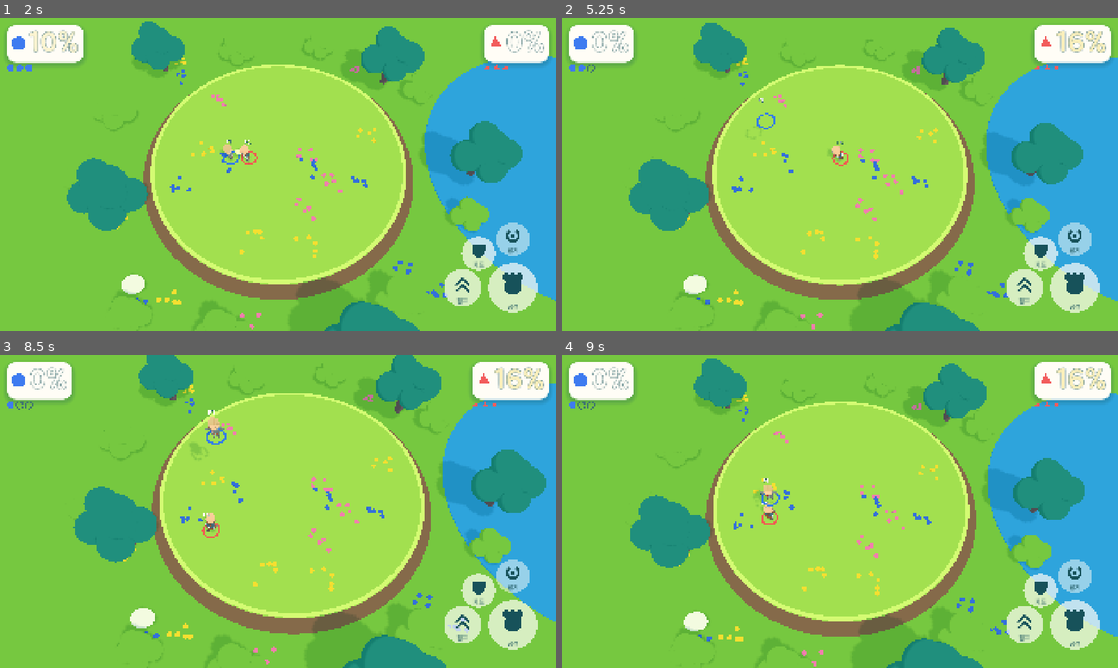
Above: before the commit, frames 1-4 (two rows, left to right).
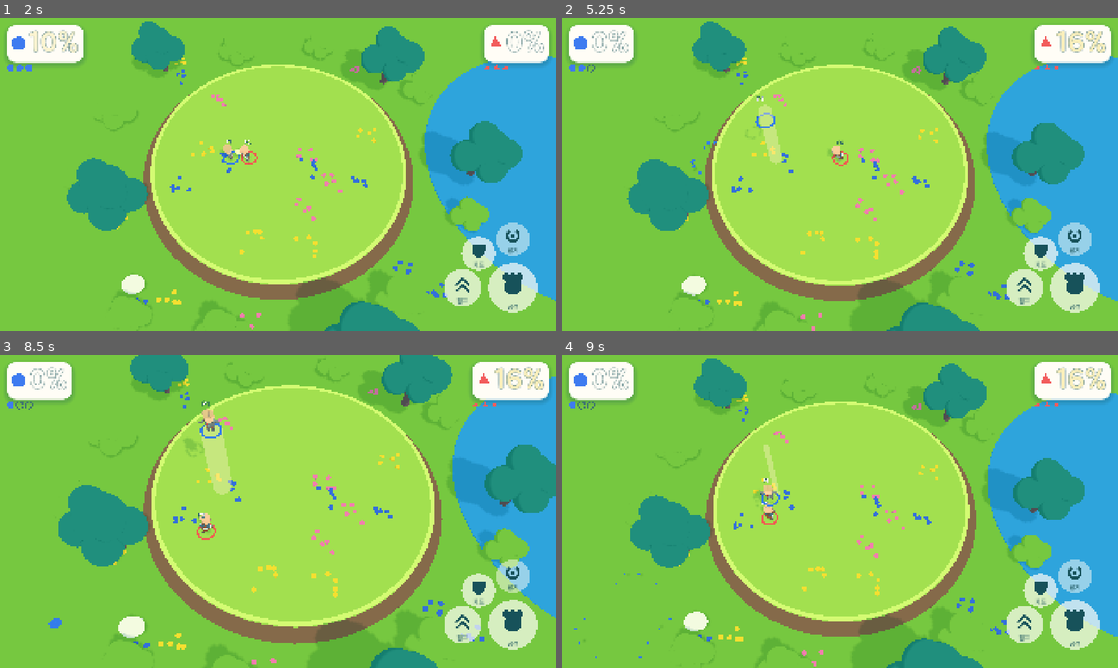
Above: after the commit, the same moments.

Repository: UICHEOL-HWANG/TheBrawlGuys
Game: Godot game, scene res://src/main/main.tscn
The game is run twice, just before and just after one commit, with the same random seed, the same clock (stepped at 60 frames per second) and the same inputs.
Inputs (mouse positions are in pixels of both pictures, inside the frame that each line leads up to):
- Up to frame 1 (2 s): tap Enter (ui_accept) at 0.5 s; move the mouse to (400, 158) at 0.52 s; hold D (p1_right) 0.53-1.25 s; tap U (p1_grab) at 0.6 s; click (400, 158) at 0.67 s; tap Space (p1_jump) at 0.77 s; drag from (166, 190) to (250, 237) at 1.27 s
- Up to frame 2 (5.25 s): move the mouse to (895, 105) at 2.02 s; hold D (p1_right) 2.03-2.75 s; hold K (p1_heavy) 2.03-2.75 s; tap Enter (ui_accept) at 2.75 s; drag from (812, 237) to (673, 127) at 2.77 s; move the mouse to (1006, 221) at 3.52 s; hold A (p1_left) 3.53-4.25 s; hold Shift 3.53-4.25 s; tap Space (p1_jump) at 3.77 s; drag from (673, 127) to (756, 96) at 4.27 s; move the mouse to (867, 174) at 5.02 s; hold S (p1_down) from 5.03 s (still down); tap Ctrl at 5.1 s; click (867, 174) at 5.17 s
- Up to frame 3 (8.5 s): release S (p1_down) at 5.75 s; drag from (194, 433) to (166, 527) at 5.77 s; move the mouse to (400, 495) at 6.52 s; hold W (p1_up) 6.53-7.25 s; hold L (p1_guard) 6.53-7.25 s; tap Space (p1_jump) at 6.77 s; tap Enter (ui_accept) at 7.25 s; drag from (166, 527) to (250, 574) at 7.27 s; move the mouse to (333, 442) at 8.02 s; hold S (p1_down) from 8.03 s (still down); tap J (p1_light) at 8.1 s
- Up to frame 4 (9 s): release S (p1_down) at 8.75 s; drag from (812, 574) to (673, 464) at 8.77 s

Frame 1 is identical in both runs. In frame 2, 2.2% of the frame differs, in the area x 11-100%, y 1-100%; in frame 3, 18%, in the area x 8-100%, y 0-100%; in frame 4, 0.2%.

Commit message:
feat: add ring-out splash and star burst, respawn beam, charge glow and camera punch
Co-Authored-By: Claude Sonnet 5.5 <noreply@anthropic.com>

Diff:
--- a/src/render/camera_rig.gd
+++ b/src/render/camera_rig.gd
@@ -7,6 +7,10 @@
 var _center: Vector3 = Vector3.ZERO
 var _distance: float = 0.0
 var _shake_offset: Vector3 = Vector3.ZERO
+var _punch: float = 0.0
+
+const PUNCH_DISTANCE := 3.0
+const PUNCH_DECAY := 10.0
 
 
 func setup(config: GameConfig) -> void:
@@ -28,11 +32,21 @@
 	_center = _center.lerp(target_center, k)
 	_distance = lerpf(_distance, target_distance, k)
 
+	_punch = move_toward(_punch, 0.0, PUNCH_DECAY * delta * maxf(_punch, 0.1))
 	var pitch := deg_to_rad(_config.cam_pitch)
 	_camera.fov = _config.cam_fov
-	_camera.position = _center + Vector3(0.0, sin(pitch), cos(pitch)) * _distance
+	_camera.position = _center + Vector3(0.0, sin(pitch), cos(pitch)) * (_distance - punch_offset())
 	_camera.look_at(_center, Vector3.UP)
 	_camera.position += _shake_offset
+
+
+## Briefly pulls the camera in, then it settles back (ring-out punch).
+func punch(strength: float) -> void:
+	_punch = maxf(_punch, clampf(strength, 0.0, 1.0))
+
+
+func punch_offset() -> float:
+	return _punch * PUNCH_DISTANCE
 
 
 func set_shake_offset(offset: Vector3) -> void:
--- a/src/render/decor_view.gd
+++ b/src/render/decor_view.gd
@@ -87,3 +87,8 @@
 	mi.material_override = ToonMaterials.toon(DS.STONE_CREAM)
 	add_child(mi)
 	_items.append({"node": mi, "angle": PI * 0.75, "offset": 4.0, "y": GROUND_Y + 0.6})
+
+
+## True when a point is horizontally over the lake (ring-outs there splash, DS-VFX-05).
+static func is_over_lake(pos: Vector3, arena_radius: float) -> bool:
+	return Vector2(pos.x - (arena_radius + LAKE_OFFSET), pos.z).length() <= LAKE_RADIUS
--- /dev/null
+++ b/src/render/feel/charge_glow.gd
@@ -0,0 +1,42 @@
+class_name ChargeGlow
+extends Node3D
+## Heavy-charge glow (design.md DS-VFX-06): a warm glow orb around the fighter's hands that grows
+## with the charge and pulses at full charge. Bloom (HIGH quality) makes it bleed.
+
+const MIN_SCALE := 0.3
+const MAX_SCALE := 1.0
+const RADIUS := 0.35
+const PULSE_HZ := 6.0
+const PULSE_AMOUNT := 0.12
+
+var _orb: MeshInstance3D
+var _ratio: float = 0.0
+var _time: float = 0.0
+
+
+func _ready() -> void:
+	var s := SphereMesh.new()
+	s.radius = RADIUS
+	s.height = RADIUS * 2.0
+	_orb = MeshInstance3D.new()
+	_orb.mesh = s
+	_orb.material_override = ToonMaterials.toon(DS.GLOW, 0.8)
+	add_child(_orb)
+	visible = false
+
+
+func set_charge(ratio: float) -> void:
+	_ratio = clampf(ratio, 0.0, 1.0)
+	visible = _ratio > 0.0
+	scale = Vector3.ONE * base_scale()
+
+
+func base_scale() -> float:
+	return lerpf(MIN_SCALE, MAX_SCALE, _ratio)
+
+
+func _process(delta: float) -> void:
+	if not visible or _ratio < 1.0:
+		return
+	_time += delta
+	scale = Vector3.ONE * (base_scale() * (1.0 + PULSE_AMOUNT * sin(_time * TAU * PULSE_HZ)))
--- a/src/render/feel/feel_director.gd
+++ b/src/render/feel/feel_director.gd
@@ -36,6 +36,14 @@
 				_shake.add(_full_shake_knockback() * EXPLOSION_SHAKE_RATIO, 0.0)
 			"ringout":
 				_shake.add(_full_shake_knockback(), 0.0)
+				var at: Vector3 = e["pos"]
+				at.y = maxf(at.y, DecorView.GROUND_Y)  # a fighter out at kill_y is far below the ground plane
+				var burst := RingoutBurst.new()
+				add_child(burst)
+				burst.play(at, DecorView.is_over_lake(at, _config.arena_radius), PlayerStyle.color(int(e["id"])),
+						Quality.particle_scale(_config))
+				if _camera != null:
+					_camera.punch(1.0)
 
 
 ## Render-side events from ViewEvents (context F8).
@@ -47,6 +55,10 @@
 				var dust := DustPuff.new()
 				add_child(dust)
 				dust.play(e["pos"], float(e["intensity"]), scale)
+			"respawned":
+				var beam := RespawnBeam.new()
+				add_child(beam)
+				beam.play(e["pos"])
 			"trail":
 				_trail.add_sample(e["pos"], float(e["intensity"]), PlayerStyle.color(int(e["id"])), scale)
 
--- /dev/null
+++ b/src/render/feel/respawn_beam.gd
@@ -0,0 +1,23 @@
+class_name RespawnBeam
+extends Node3D
+## Respawn light pillar (design.md DS-VFX-06): a soft glow column from the respawn point down to
+## the floor that narrows and fades. Frees itself.
+
+const LIFETIME := 0.7
+const RADIUS := 0.7
+
+
+func play(at: Vector3) -> void:
+	var height := maxf(at.y, 1.0)
+	position = Vector3(at.x, height * 0.5, at.z)
+	var mi := MeshInstance3D.new()
+	var c := CylinderMesh.new()
+	c.top_radius = RADIUS
+	c.bottom_radius = RADIUS
+	c.height = height
+	mi.mesh = c
+	mi.material_override = ToonMaterials.translucent(DS.RESPAWN_BEAM)
+	add_child(mi)
+	var tw := mi.create_tween()
+	tw.tween_property(mi, "scale", Vector3(0.05, 1.0, 0.05), LIFETIME).set_ease(Tween.EASE_IN)
+	get_tree().create_timer(LIFETIME).timeout.connect(queue_free)
--- /dev/null
+++ b/src/render/feel/ringout_burst.gd
@@ -0,0 +1,32 @@
+class_name RingoutBurst
+extends Node3D
+## Ring-out burst (design.md DS-VFX-05): over the lake a tall water splash of round droplets,
+## elsewhere a star burst of round player-colored petals. Frees itself.
+
+const LIFETIME := 0.9
+const DROPS := 14
+const PETALS := 18
+const DROP_SIZE := 0.25
+const PETAL_SIZE := 0.18
+const SPLASH_HEIGHT := 4.0
+const BURST_RADIUS := 3.0
+
+
+func play(at: Vector3, splash: bool, color: Color, particle_scale: float) -> void:
+	position = at
+	var count := maxi(roundi((DROPS if splash else PETALS) * particle_scale), 4)
+	for i: int in count:
+		var a := TAU * float(i) / count
+		var mi := MeshInstance3D.new()
+		var s := SphereMesh.new()
+		s.radius = DROP_SIZE if splash else PETAL_SIZE
+		s.height = s.radius * 2.0
+		mi.mesh = s
+		mi.material_override = ToonMaterials.toon((DS.WATER if i % 2 == 0 else DS.SKY) if splash else color, 0.3)
+		add_child(mi)
+		var target := Vector3(cos(a) * 0.8, SPLASH_HEIGHT * (0.6 + 0.4 * float(i % 3) / 2.0), sin(a) * 0.8) if splash \
+				else Vector3(cos(a), 0.4 * sin(a * 3.0), sin(a)) * BURST_RADIUS
+		var tw := mi.create_tween().set_parallel(true)
+		tw.tween_property(mi, "position", target, LIFETIME * 0.6).set_ease(Tween.EASE_OUT)
+		tw.tween_property(mi, "scale", Vector3.ZERO, LIFETIME).set_ease(Tween.EASE_IN)
+	get_tree().create_timer(LIFETIME).timeout.connect(queue_free)
--- a/src/render/fighter_view.gd
+++ b/src/render/fighter_view.gd
@@ -29,6 +29,7 @@
 var _ring: MeshInstance3D
 var _label: Label3D
 var _held: MeshInstance3D
+var _charge_glow: ChargeGlow
 var _held_kind: int = Fighter.NONE
 var _dots: Array[MeshInstance3D] = []
 var _bubble: MeshInstance3D
@@ -88,6 +89,9 @@
 			config.fighter_height * ItemActions.HAND_HEIGHT_RATIO, config.fighter_radius * HAND_FORWARD)
 	_held.visible = false
 	add_child(_held)
+	_charge_glow = ChargeGlow.new()
+	_charge_glow.position = _held.position
+	add_child(_charge_glow)
 	var dot_mesh := SphereMesh.new()
 	dot_mesh.radius = DOT_RADIUS
 	dot_mesh.height = DOT_RADIUS * 2.0
@@ -126,6 +130,8 @@
 	_blob.visible = _blob_wanted
 	var facing: Vector3 = curr["facing"]
 	rotation.y = Collision.yaw_of(facing)
+	var charging := int(curr["state"]) == Fighter.State.CHARGE
+	_charge_glow.set_charge(float(curr.get("charge_ticks", 0)) / maxf(SimTime.to_ticks(_config.heavy_charge_max_time), 1.0) if charging else 0.0)
 	var shown := blink_visible(int(curr["invuln_ticks"]), tick, _config)
 	if _model != null:
 		_model.visible = shown
--- a/src/render/item_layer.gd
+++ b/src/render/item_layer.gd
@@ -2,6 +2,9 @@
 extends Node3D
 ## One ItemView per item id, interpolated prev -> curr like fighters. A new id (a fresh box, or a
 ## thrown item that was picked up) gets a new view, so nothing slides across the map.
+
+## A falling item this far below the drop height is a dropped item, not a fresh box.
+const BOX_HEIGHT_TOLERANCE := 0.5
 
 var _config: GameConfig
 var _views: Dictionary = {}
@@ -22,7 +25,9 @@
 		if not _views.has(id):
 			var v := ItemView.new()
 			add_child(v)
-			v.setup(int(it["kind"]), _config)
+			var p: Vector3 = it["pos"]
+			var boxed := int(it["state"]) == Item.State.FALLING and p.y >= _config.item_drop_height - BOX_HEIGHT_TOLERANCE
+			v.setup(int(it["kind"]), _config, boxed)
 			_views[id] = v
 		(_views[id] as ItemView).apply(prev_by_id.get(id, {}), it, alpha, tick)
 	for id: int in _views.keys():
--- a/src/render/item_view.gd
+++ b/src/render/item_view.gd
@@ -18,6 +18,7 @@
 const FUSE_BLINK_HZ := 4.0
 
 var _config: GameConfig
+var _boxed: bool = true
 var _box: MeshInstance3D
 var _shape: MeshInstance3D
 var _fuse: MeshInstance3D
@@ -62,8 +63,9 @@
 	return floori(float(tick) * FUSE_BLINK_HZ * 2.0 / SimTime.TICK_RATE) % 2 == 0
 
 
-func setup(kind: int, config: GameConfig) -> void:
+func setup(kind: int, config: GameConfig, boxed: bool = true) -> void:
 	_config = config
+	_boxed = boxed
 	var box_mesh := BoxMesh.new()
 	box_mesh.size = Vector3.ONE * BOX_SIZE
 	_box = _mesh(box_mesh, ToonMaterials.toon(DS.STONE_CREAM, RIM))
@@ -88,8 +90,9 @@
 	var to: Vector3 = curr["pos"]
 	position = (prev["pos"] as Vector3).lerp(to, alpha) if not prev.is_empty() else to
 	var falling := int(curr["state"]) == Item.State.FALLING
-	_box.visible = falling
-	_shape.visible = not falling
+	var show_box := falling and _boxed
+	_box.visible = show_box
+	_shape.visible = not show_box
 	_shadow.visible = falling
 	if falling:
 		_shadow.position.y = SHADOW_LIFT - position.y
--- a/src/ui/theme/tokens.gd
+++ b/src/ui/theme/tokens.gd
@@ -45,6 +45,8 @@
 
 ## Guard bubble (design.md DS-VFX-02): sky at 40%, a soap bubble around the guarding fighter.
 const GUARD_BUBBLE := Color("#C4E8F666")
+## Respawn light pillar (design.md DS-VFX-06): glow at 40%.
+const RESPAWN_BEAM := Color("#FFF3C466")
 
 # --- Players (always paired with a shape, DS-VIS-03) ---
 const P1 := Color("#3E7BF0")
--- a/tests/unit/test_item_view.gd
+++ b/tests/unit/test_item_view.gd
@@ -63,3 +63,17 @@
 	var after := _item(1, Item.Kind.ROCK, Item.State.THROWN, Vector3(2, 1, 0))
 	layer.sync([before], [after], 0.5, 1)
 	assert_eq(layer.view(1).position, Vector3(1, 1, 0))
+
+
+func test_dropped_item_is_not_a_box() -> void:
+	var c := GameConfig.new()
+	var layer := ItemLayer.new()
+	add_child_autofree(layer)
+	layer.setup(c)
+	var spawned := _item(5, Item.Kind.BAT, Item.State.FALLING, Vector3(0, c.item_drop_height, 0))
+	var dropped := _item(6, Item.Kind.ROCK, Item.State.FALLING, Vector3(2, 1.0, 0))
+	layer.sync([], [spawned, dropped], 1.0, 0)
+	assert_true(layer.view(5).box_visible(), "a box from the sky")
+	assert_false(layer.view(6).box_visible(), "a dropped rock keeps its shape")
+	assert_true(layer.view(6).shape_visible())
+	assert_true(layer.view(6).shadow_visible(), "still casts the landing shadow")
--- a/tests/unit/test_vfx.gd
+++ b/tests/unit/test_vfx.gd
@@ -28,3 +28,50 @@
 	assert_gt(t.get_child_count(), 0)
 	await wait_seconds(KnockbackTrail.SAMPLE_LIFETIME + 0.2)
 	assert_eq(t.get_child_count(), 0, "samples free themselves")
+
+
+func test_lake_check_matches_the_decor_layout() -> void:
+	var r := 10.0
+	assert_true(DecorView.is_over_lake(Vector3(r + DecorView.LAKE_OFFSET, -5, 0), r))
+	assert_false(DecorView.is_over_lake(Vector3(-(r + DecorView.LAKE_OFFSET), -5, 0), r))
+
+
+func test_ringout_burst_both_kinds_free_themselves() -> void:
+	for splash: bool in [true, false]:
+		var b := RingoutBurst.new()
+		add_child(b)
+		b.play(Vector3.ZERO, splash, DS.P2, 1.0)
+		assert_gt(b.get_child_count(), 0)
+		await wait_seconds(RingoutBurst.LIFETIME + 0.2)
+		assert_false(is_instance_valid(b))
+
+
+func test_respawn_beam_frees_itself() -> void:
+	var beam := RespawnBeam.new()
+	add_child(beam)
+	beam.play(Vector3(0, 6, 0))
+	await wait_seconds(RespawnBeam.LIFETIME + 0.2)
+	assert_false(is_instance_valid(beam))
+
+
+func test_charge_glow_scales_with_charge() -> void:
+	var g := ChargeGlow.new()
+	add_child_autofree(g)
+	g.set_charge(0.0)
+	assert_false(g.visible)
+	g.set_charge(0.5)
+	var half := g.base_scale()
+	g.set_charge(1.0)
+	assert_true(g.visible)
+	assert_gt(g.base_scale(), half)
+
+
+func test_camera_punch_decays() -> void:
+	var rig := CameraRig.new()
+	add_child_autofree(rig)
+	rig.setup(GameConfig.new())
+	rig.punch(1.0)
+	assert_gt(rig.punch_offset(), 0.0)
+	for i: int in 120:
+		rig.follow(PackedVector3Array([Vector3.ZERO]), 1.0 / 60.0)
+	assert_almost_eq(rig.punch_offset(), 0.0, 0.01, "punch settles back")
Binary file added: dev/active/phase-3/evidence/ringout-vfx-186.png
Not shown, added: src/render/feel/charge_glow.gd.uid
Not shown, added: src/render/feel/respawn_beam.gd.uid
Not shown, added: src/render/feel/ringout_burst.gd.uid
